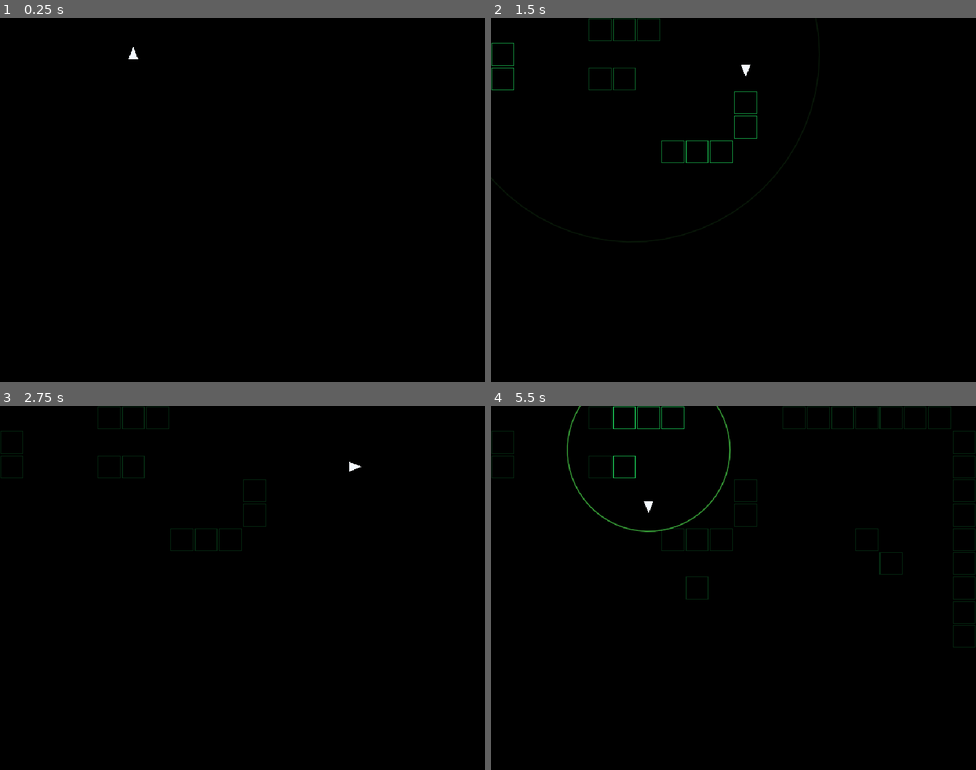
Above: before the commit, frames 1-4 (two rows, left to right).
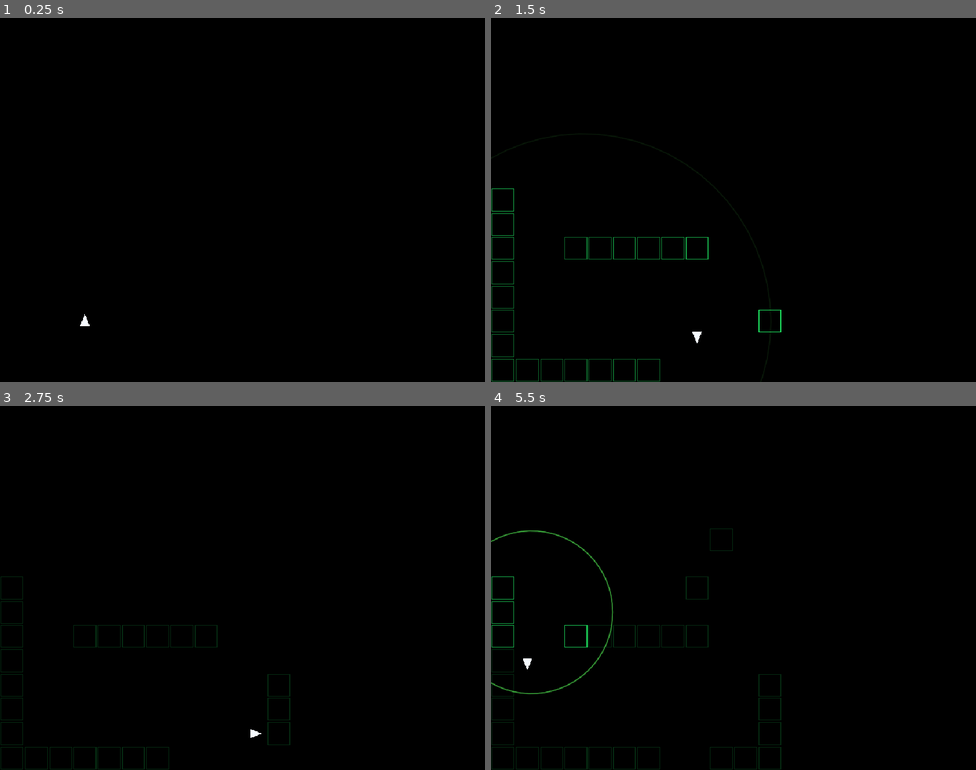
Above: after the commit, the same moments.

Repository: UnderstoodUseYourUsernameHere/Sonar
Game: Godot game, scene res://scenes/main.tscn
The game is run twice, just before and just after one commit, with the same random seed, the same clock (stepped at 60 frames per second) and the same inputs.
Inputs (mouse positions are in pixels of both pictures, inside the frame that each line leads up to):
- Up to frame 1 (0.25 s): no input
- Up to frame 2 (1.5 s): tap Enter at 0.5 s; move the mouse to (840, 181) at 0.52 s; hold Right (move_right) 0.53-1.28 s; tap Space (ping) at 0.6 s; click (840, 181) at 0.67 s; move the mouse to (636, 218) at 1.27 s; hold S (move_down) from 1.28 s (still down); tap Alt at 1.35 s
- Up to frame 3 (2.75 s): move the mouse to (291, 507) at 2.02 s; release S (move_down) at 2.03 s; hold Right (move_right) from 2.03 s (still down); tap Shift at 2.1 s
- Up to frame 4 (5.5 s): move the mouse to (709, 660) at 2.77 s; release Right (move_right) at 2.78 s; hold W (move_up) 2.78-3.53 s; tap one key every 0.75 s from 2.85 s: Space (ping) Alt Shift Space (ping); click (709, 660) at 2.92 s; move the mouse to (879, 642) at 3.52 s; hold Left (move_left) 3.53-5.03 s; move the mouse to (588, 533) at 4.27 s; move the mouse to (757, 588) at 5.02 s; hold S (move_down) from 5.03 s (still down); click (757, 588) at 5.17 s

The runs differ from the first frame. In frame 1, less than 0.1% of the frame differs, in the area x 16-29%, y 8-85%; in frame 2, 1.2%; in frame 3, 1.3%; in frame 4, 2.6%, in the area x 0-100%, y 0-100%.

Commit message:
Add access card revealed by sonar, can pick up after sonar ping fully dissipates(for now)

Diff:
--- a/scripts/main.gd
+++ b/scripts/main.gd
@@ -32,11 +32,15 @@
 const MONSTER_CLUSTER_RADIUS: float = TILE_SIZE * 0.38
 const MONSTER_MOVE_TIME_PER_TILE: float = 0.22
 
+const CARD_COLOR: Color = Color(1.0, 0.82, 0.18, 1.0)
+const CARD_DIM_ALPHA: float = 0.30
+const CARD_FLASH_DURATION: float = 1.0
+
 const DEBUG_SHOW_MONSTER: bool = false
 
 const MAP_ROWS: Array[String] = [
 	"####################",
-	"#....E.............#",
+	"#...........K......#",
 	"#..###.............#",
 	"#..#......#........#",
 	"#..#......#........#",
@@ -47,7 +51,7 @@
 	"#..######..........#",
 	"#..............#...#",
 	"#..........#.......#",
-	"#..........#.......#",
+	"#..E.......#.......#",
 	"#..........#...M...#",
 	"####################"
 ]
@@ -119,6 +123,12 @@
 var monster_snapshot_position: Vector2 = Vector2.ZERO
 var monster_snapshot_time: float = -1000.0
 
+var card_cell: Vector2i = Vector2i.ZERO
+var card_draw_position: Vector2 = Vector2.ZERO
+var card_discovered: bool = false
+var card_last_lit_time: float = -1000.0
+var has_access_card: bool = false
+
 var astar: AStarGrid2D = AStarGrid2D.new() ## I really like this name for some reason!
 var monster_path: Array[Vector2i] = []
 
@@ -131,6 +141,8 @@
 	player_draw_position = _cell_center(player_cell)
 	monster_draw_position = _cell_center(monster_cell)
 	_build_monster_shape()
+
+	card_draw_position = _cell_center(card_cell)
 
 	_build_astar()
 	monster_rng.randomize()
@@ -201,6 +213,7 @@
 
 	var start_count: int = 0
 	var monster_count: int = 0
+	var card_count: int = 0
 
 	for y in range(map_height):
 		var row: String = MAP_ROWS[y]
@@ -218,6 +231,9 @@
 			elif tile == "M":
 				monster_count += 1
 				monster_cell = Vector2i(x, y)
+			elif tile == "K":
+				card_count += 1
+				card_cell = Vector2i(x, y)
 			elif tile == "#":
 				wall_cells.append(Vector2i(x, y))
 			elif tile != ".":
@@ -231,6 +247,9 @@
 	if monster_count != 1:
 		push_error("Expected exactly one M monster marker but found %d!" % [monster_count])
 		return false
+	if card_count != 1:
+		push_error("Expected exactly one K access card but found %d!" % [card_count])
+		return false
 	return true
 
 func _build_astar() -> void:
@@ -439,6 +458,7 @@
 	_update_pulses(delta)
 	_update_monster_movement(delta)
 	_update_monster_ai(delta)
+	_check_card_collection()
 	_check_player_caught()
 
 	queue_redraw()
@@ -559,6 +579,7 @@
 		pulse.radius = minf(pulse.radius + PING_SPEED * delta, PING_MAX_RADIUS)
 		_reveal_walls_for_pulse(pulse)
 		_reveal_monster_for_pulse(pulse)
+		_reveal_card_for_pulse(pulse)
 
 	for i in range(active_pulses.size() - 1, -1, -1):
 		if active_pulses[i].radius >= PING_MAX_RADIUS:
@@ -586,6 +607,24 @@
 		if distance > pulse.previous_radius and distance <= pulse.radius:
 			if _has_line_of_sight(pulse.origin_cell, cell):
 				wall_last_lit[cell] = game_time
+
+func _reveal_card_for_pulse(pulse: SonarPulse) -> void:
+	if has_access_card:
+		return
+
+	var distance: float = pulse.origin.distance_to(card_draw_position)
+	var ring_reached_card: bool = (
+		distance > pulse.previous_radius
+		and distance <= pulse.radius
+	)
+	if not ring_reached_card:
+		return
+
+	if not _has_line_of_sight(pulse.origin_cell, card_cell):
+		return
+
+	card_discovered = true
+	card_last_lit_time = game_time
 
 func _reveal_monster_for_pulse(pulse: SonarPulse) -> void:
 	var distance: float = pulse.origin.distance_to(monster_draw_position)
@@ -607,6 +646,19 @@
 	monster_snapshot_position = monster_draw_position
 	monster_snapshot_time = game_time
 
+func _check_card_collection() -> void:
+	if has_access_card:
+		return
+
+	if is_moving:
+		return
+
+	if player_cell != card_cell:
+		return
+
+	has_access_card = true
+	card_discovered = true
+
 func _draw() -> void:
 	if not map_is_valid:
 		return
@@ -623,6 +675,7 @@
 	)
 	_draw_revealed_walls()
 	_draw_pulses()
+	_draw_access_card()
 	_draw_monster_snapshot()
 
 	if DEBUG_SHOW_MONSTER:
@@ -680,6 +733,49 @@
 			)
 		)
 		draw_rect(wall_rect, color, false, 1.5)
+
+func _draw_access_card() -> void:
+	if has_access_card:
+		return
+
+	if not card_discovered:
+		return
+
+	var seconds_since_lit: float = game_time - card_last_lit_time
+
+	var flash: float = clampf(
+		1.0 - seconds_since_lit / CARD_FLASH_DURATION,
+		0.0,
+		1.0
+	)
+
+	var alpha: float = lerpf(
+		CARD_DIM_ALPHA,
+		1.0,
+		flash
+	)
+
+	var color: Color = Color(CARD_COLOR, alpha)
+
+	var card_rect: Rect2 = Rect2(
+		card_draw_position - Vector2(12.0, 8.0),
+		Vector2(24.0, 16.0)
+	)
+
+	draw_rect(card_rect, color, false, 2.0)
+
+	draw_line(
+		card_draw_position + Vector2(-7.0, 3.0),
+		card_draw_position + Vector2(7.0, 3.0),
+		color,
+		2.0
+	)
+
+	draw_circle(
+		card_draw_position + Vector2(-6.0, -3.0),
+		2.0,
+		color
+	)
 
 func _draw_pulses() -> void:
 	for pulse in active_pulses:
